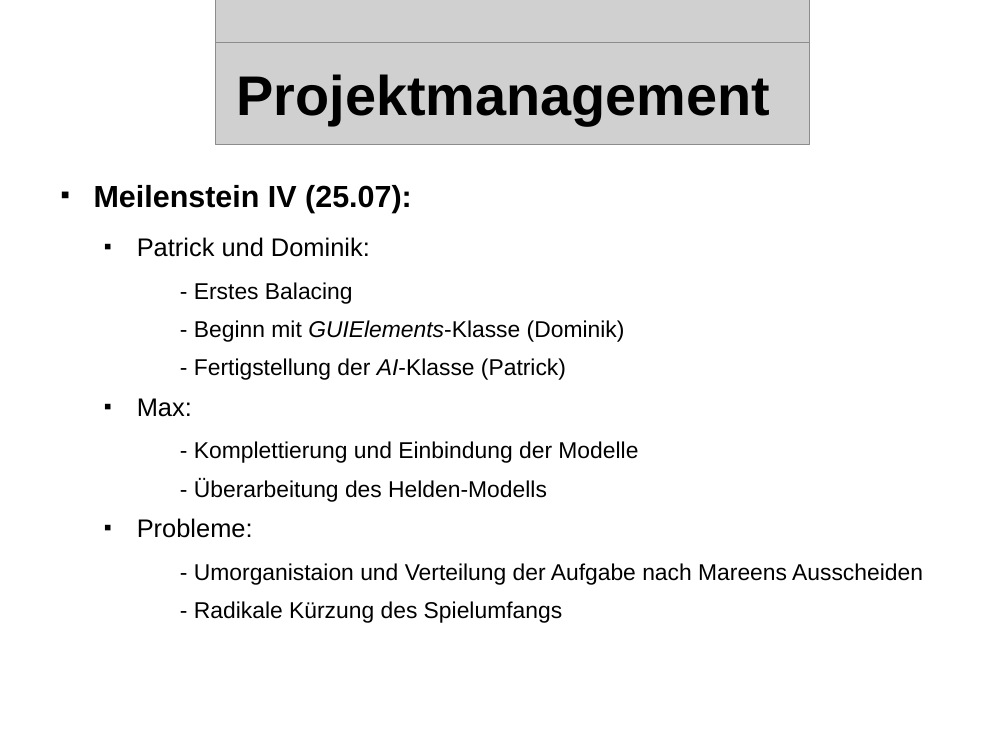
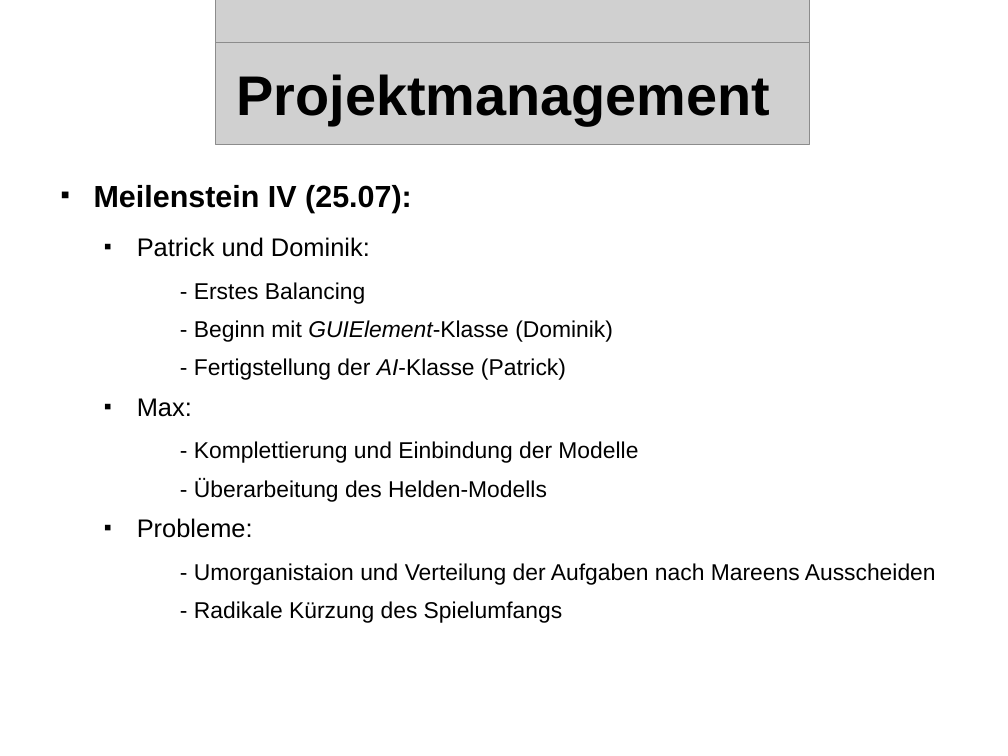
Before and after one commit to streber91/3D-Game-Project, a slide deck: slide 9 of Documents/Präsentationen/Underlord Abschlusspräsentation.odp (slide 8 before the commit). Drawn at 1008x756 pixels with LibreOffice and Linux fonts; fonts in the diff are those of the drawing; grey boxes stand for pictures; background and template pictures are left out. Boxes give left, top, right and bottom in pixels: in the first picture for what was removed or moved away, otherwise in the second. Text is boxed around its words. In the diff, an @@ line names an element or a change of style, - is before the commit and + after.

```diff
--- a/Documents/Präsentationen/Underlord Abschlusspräsentation.odp
+++ b/Documents/Präsentationen/Underlord Abschlusspräsentation.odp
@@ text at bbox=[194, 282, 613, 342]: text changed @@
-    - Erstes Balacing
-    - Beginn mit GUIElements-Klasse (Dominik)
+    - Erstes Balancing
+    - Beginn mit GUIElement-Klasse (Dominik)
@@ text at bbox=[194, 563, 936, 585]: text changed @@
-    - Umorganistaion und Verteilung der Aufgabe nach Mareens Ausscheiden
+    - Umorganistaion und Verteilung der Aufgaben nach Mareens Ausscheiden
```
Also in this commit, not shown: 11 other slides changed, 5 slides added, 7 slides removed.
